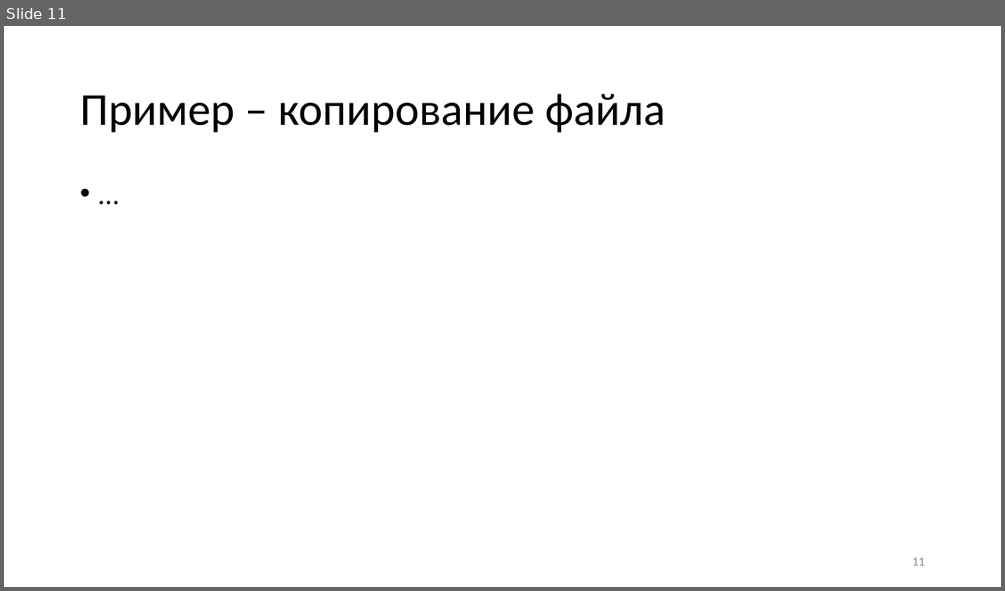
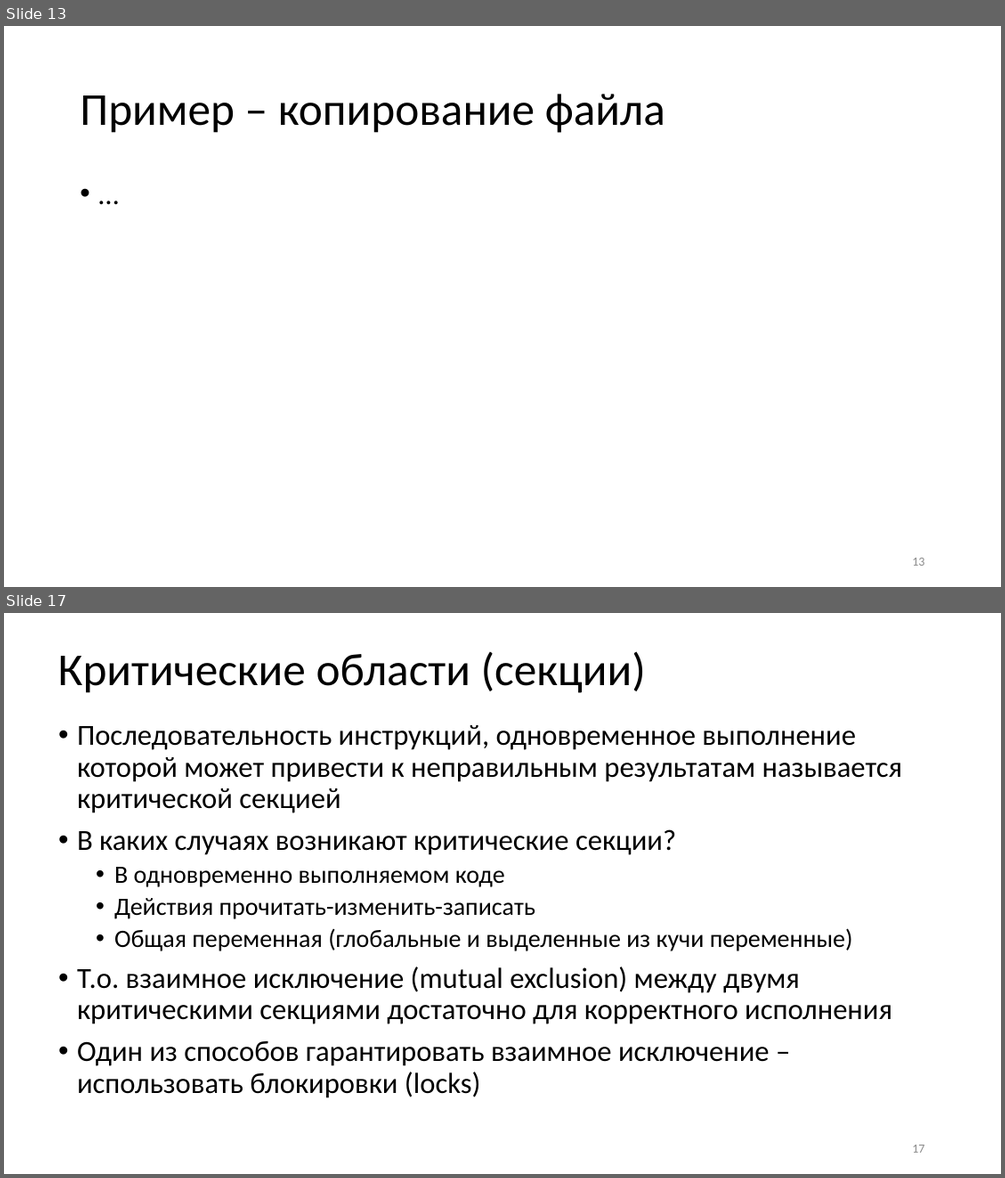
Before and after one commit to blockin90/Programming_PIB, a slide deck: Лекции/3 семестр/Часть 3/Программирование лекция 3.3.pptx. Shown one above the other, each under a label of ours: slide 11 before the commit, slides 13 and 17 after it; the slides between them are not shown. The pictures are 1005x591 and 1005x1178 pixels, drawn with LibreOffice and Linux fonts; fonts in the diff are those of the drawing. Boxes give left, top, right and bottom in pixels: in the first picture for what was removed or moved away, otherwise in the second. Text is boxed around its words. In the diff, an @@ line names an element or a change of style, - is before the commit and + after.

```diff
--- a/Лекции/3 семестр/Часть 3/Программирование лекция 3.3.pptx
+++ b/Лекции/3 семестр/Часть 3/Программирование лекция 3.3.pptx
@@ slide 17 added at (4,613,1001,1174), background #FFFFFF @@
@@ title added at (58,651,646,693), 44 pt, text #000000 @@
+Критические области (секции)
@@ text added at (77,725,903,1098), 28 pt, text #000000 @@
+• Последовательность инструкций, одновременное выполнение которой может привести к неправильным результатам называется критической секцией
+• В каких случаях возникают критические секции?
+  • В одновременно выполняемом коде
+  • Действия прочитать-изменить-записать
+  • Общая переменная (глобальные и выделенные из кучи переменные)
+• Т.о. взаимное исключение (mutual exclusion) между двумя критическими секциями достаточно для корректного исполнения
+• Один из способов гарантировать взаимное исключение – использовать блокировки (locks)
@@ page number added at (912,1144,924,1152), 12 pt, text #8C8C8C @@
+17
@@ what was slide 11 is now slide 13 @@
@@ page number at (912,557,924,565): text changed @@
-11
+13
```
Also in this commit, not shown: 13 slides changed, 8 other slides added.
